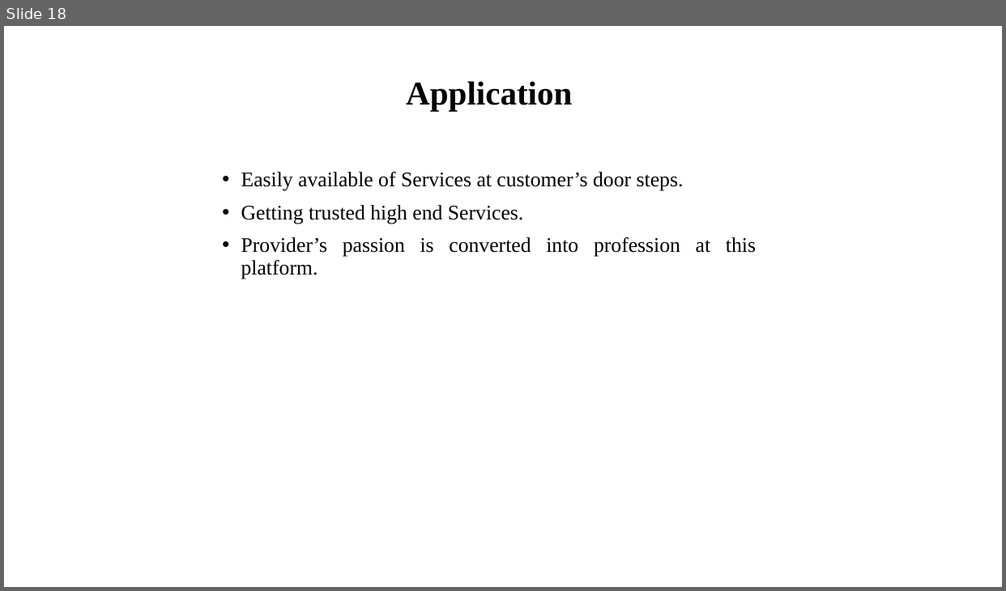
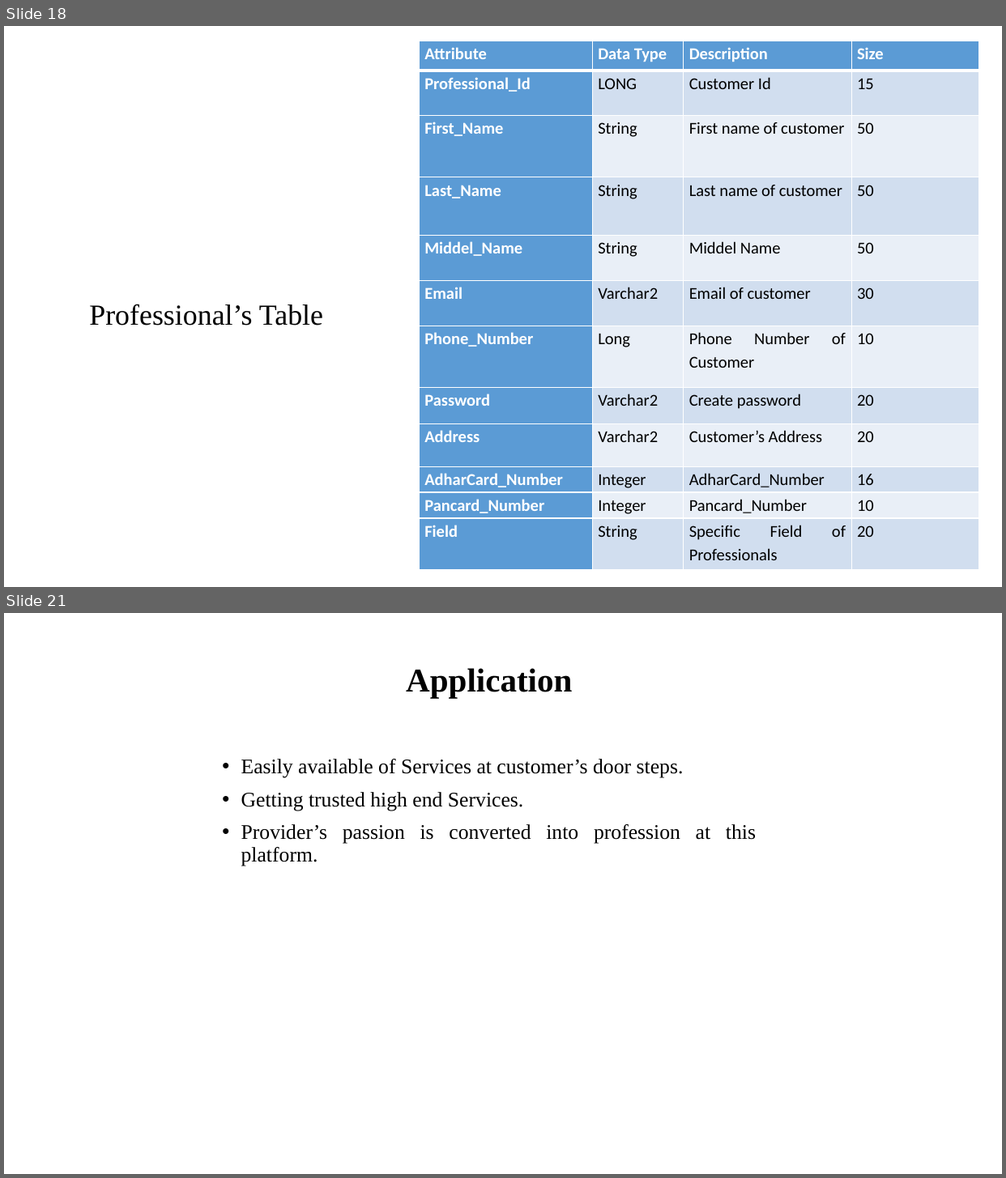
Before and after one commit to JSK-Developers/HEY-Provider-, a slide deck: HEY_Provider.pptx. Shown one above the other, each under a label of ours: slide 18 before the commit, slides 18 and 21 after it; the slides between them are not shown. The pictures are 1006x591 and 1006x1178 pixels, drawn with LibreOffice and Linux fonts; fonts in the diff are those of the drawing. Boxes give left, top, right and bottom in pixels: in the first picture for what was removed or moved away, otherwise in the second. Text is boxed around its words. In the diff, an @@ line names an element or a change of style, - is before the commit and + after.

```diff
--- a/HEY_Provider.pptx
+++ b/HEY_Provider.pptx
@@ slide 18 added at [4,26,1002,587], background #FFFFFF @@
@@ table added at [420,41,980,571], 12 rows, 4 columns @@
+Attribute | Data Type | Description | Size
+Professional_Id | LONG | Customer Id | 15
+First_Name | String | First name of customer | 50
+Last_Name | String | Last name of customer | 50
+Middel_Name | String | Middel Name | 50
+Email | Varchar2 | Email of customer | 30
+Phone_Number | Long | Phone Number of Customer | 10
+Password | Varchar2 | Create password | 20
+Address | Varchar2 | Customer’s Address | 20
+AdharCard_Number | Integer | AdharCard_Number | 16
+Pancard_Number | Integer | Pancard_Number | 10
+Field | String | Specific Field of Professionals | 20
@@ text added at [89,304,323,326], 28 pt, text #000000 @@
+Professional’s Table
@@ what was slide 18 is now slide 21 @@
```
Also in this commit, not shown: 6 slides changed, 3 other slides added, 1 slide removed, 5 other files.
